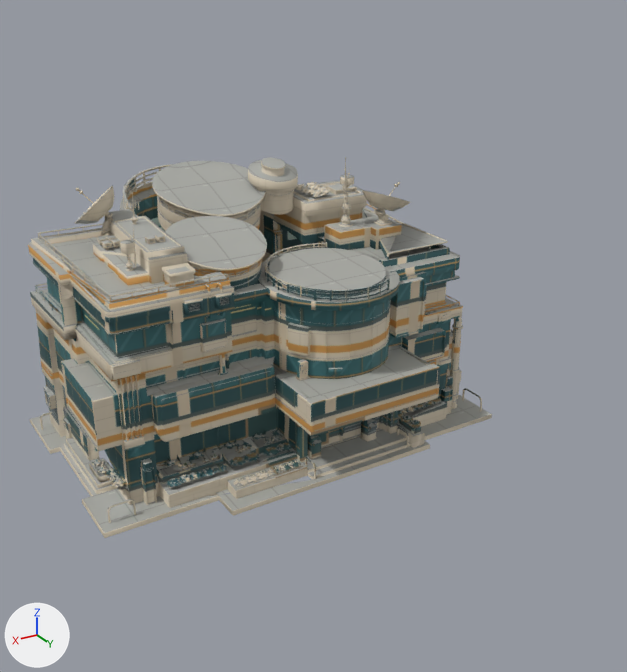
A saved change to the glTF model apps/web/public/nexciv-walk/citizen-registry-detail.glb.
Rendered twice from a 50 mm lens placed at (91.4, 43.8, 13.8), pointed at (79.8, 24.6, 4.2). The axes (+X, +Y, +Z) are drawn at lower left. The lights are the same throughout. The first picture is the older version. Vertices at exactly the same position are counted once.

The first picture shows 'NEXCIV detail'.
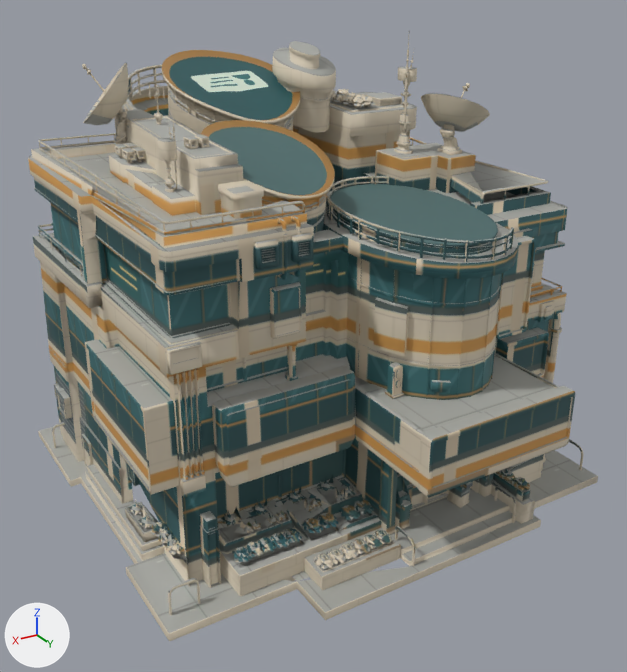
Commit message: Give the east citizen registry a taller profile and clear roof identity

The change, as a diff of the scene's bpy script:
```diff
--- a/apps/web/public/nexciv-walk/citizen-registry-detail.glb.py
+++ b/apps/web/public/nexciv-walk/citizen-registry-detail.glb.py
@@ img_registry_roof_badge @@
+img_registry_roof_badge = load_image('registry-roof-badge', '_unpacked/registry-roof-badge', 512, 512, 'sRGB')
@@ mat_registry___satin_bronze_coping_002 @@
+mat_registry___satin_bronze_coping_002 = principled_material('Registry | satin bronze coping.002')
+mat_registry___satin_bronze_coping_002.base_color = (0.479, 0.254, 0.0723)  # orange #b88a4c
+mat_registry___satin_bronze_coping_002.metallic = 0.4
+mat_registry___satin_bronze_coping_002.roughness = 0.44
@@ mat_registry___patinated_roof_002 @@
+mat_registry___patinated_roof_002 = principled_material('Registry | patinated roof.002')
+mat_registry___patinated_roof_002.base_color = (0.0887, 0.171, 0.171)  # dark cyan #547373
+mat_registry___patinated_roof_002.metallic = 0.25
+mat_registry___patinated_roof_002.roughness = 0.66
@@ mat_registry___identity_roof_enamel_002 @@
+mat_registry___identity_roof_enamel_002 = principled_material('Registry | identity roof enamel.002')
+mat_registry___identity_roof_enamel_002.texture = img_registry_roof_badge
+mat_registry___identity_roof_enamel_002.metallic = 0.12
+mat_registry___identity_roof_enamel_002.roughness = 0.55
@@ me_civrum_citizen_registry_textured @@
 me_civrum_citizen_registry_textured.from_pydata(...)  # 27217 vertices, 48145 faces; spans x -6.5..6.5, y -5.4..5.4, z 0.0..8.33
 # used by ob_nexciv_detail; location = (80.0, 21.0, 0.16)
+# me_civrum_citizen_registry_textured part 1: 162 faces spanning x -1.29..3.12, y -3.31..2.78, z 6.14..7.79 switch from mat_registry_architectural_enamel_and_glazing (picture img_registry_atlas) to mat_registry___satin_bronze_coping_002 (orange #b88a4c)
+# me_civrum_citizen_registry_textured part 2: 142 faces spanning x -2.78..2.96, y 0.11..4.44, z 5.54..6.8 switch from mat_registry_architectural_enamel_and_glazing (picture img_registry_atlas) to mat_registry___patinated_roof_002 (dark cyan #547373)
+# me_civrum_citizen_registry_textured part 3: 41 faces spanning x -1.1..2.04, y -3.14..-0.15, z 6.82..7.67 switch from mat_registry_architectural_enamel_and_glazing (picture img_registry_atlas) to mat_registry___identity_roof_enamel_002 (picture img_registry_roof_badge)
@@ ob_nexciv_detail @@
 ob_nexciv_detail = bpy.data.objects.new('NEXCIV detail', me_civrum_citizen_registry_textured)
-ob_nexciv_detail.location = (80.0, 21.0, 0.16)
+ob_nexciv_detail.location = (80.0, 23.48, 0.16)
+ob_nexciv_detail.scale = (1.0, 1.46, 1.45)
```

What differs and where, as boxes [x1, y1, x2, y2] in the pictures (627 x 672 px):
'NEXCIV detail', surface changed, moved, rescaled (23% wider, 58% taller): before [28, 157, 492, 538]; after [28, 38, 598, 641]
part 1 of me_civrum_citizen_registry_textured, recoloured: before [152, 161, 267, 269]; after [162, 50, 335, 196]
part 2 of me_civrum_citizen_registry_textured, recoloured: before [171, 220, 386, 291]; after [209, 127, 498, 245]
part 3 of me_civrum_citizen_registry_textured, recoloured: before [158, 165, 260, 214]; after [169, 57, 292, 120]
